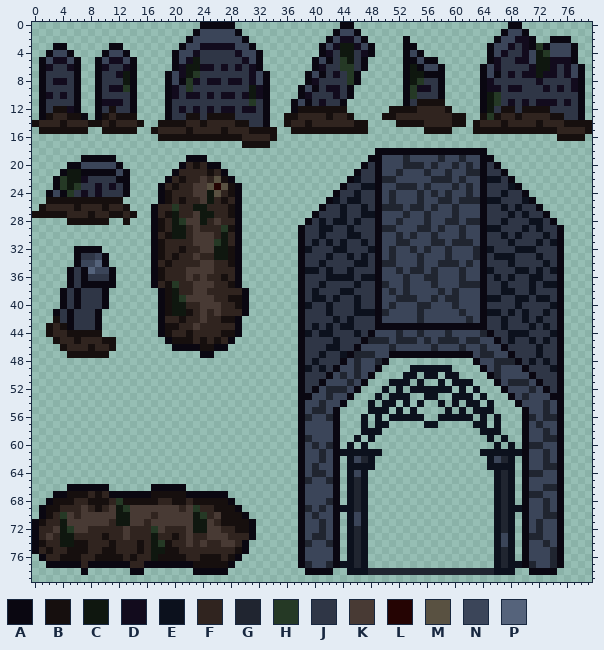
Sprite sheet -- Assets/Sprites/Objects/Gravejard.png. The first picture shows the starting point.
The file is 80x80 pixels. Colours within 5 levels of each other are drawn and written as one.
Palette (. is transparent): A #0a0711  B #160f0e  C #0f170f  D #120b1d  E #0c111d  F #30241f  G #202530  H #253925  J #2f3646  K #483a34  L #250403  M #595141  N #3b4559  P #55637b
Pixels before (only the part around the change), first column x 0:
35 .....AJAPNNA.....ABFFFKKKKFFFA........AEEJE
36 .....AJAJJJA.....ABFFFKFKFFBFA........AJJJE
37 .....AJAAAAA.....AFBHFFKKKFFBA........AJJEJ
38 ....AJAJJJA.......ABCFFKKFFFFFA.......AJEJJ
39 ....AJAJJJA.......ABCHKKKKFFBBA.......AJEEJ
40 ....AJAJJJA.......ABCCFFKKKFFBA.......AEJJE
41 ...AJAJJJA........ABCCBFKFKFFFA.......AJJJE
42 ...BJAJJJA........AFFBFFKFFBBA........AJJJJ
43 ..BFBAJJJA........ABBFFKFFFFFA........AJEJE
44 ..BFFBBBBB........ABFFBFFFFBBA........AEJEE
45 ...BFFBFFFBB.......ABBBFBFBFA.........AJJJJ
46 ....BFFFBFFB........AAAABBAA..........AJJJE
47 .....BBBBBB.............AA............AJJEJ
48 ......................................AJEJJ
49 ......................................AEJEJ
50 ......................................AJJJA
51 ......................................AJJAN
52 ......................................AJANG
53 ......................................AANNG
54 ......................................ANNGN
55 ......................................ANGGN
56 ......................................AGNNG
57 ......................................ANNNN
58 ......................................ANNNN
59 ......................................AGNNN
60 ......................................ANGNG
61 ......................................ANNGN
62 ......................................ANNGN
63 ......................................ANGNN
64 ......................................ANGGN
65 ......................................AGNNG
66 .....AAAAAA......AAAAA................ANNNN
67 ...AABBBFBFAAAAAABBBBBAAAAAA..........ANNNN
68 ..ABBBFFBBBFHBBBBBFFBBFBBBBBA.........ANNNG
69 .ABBFFFKFBFKCHKKKKKKKFKHFFBBBA........AGNGN
70 .ABFHKFKKKKKCCKKKFKKKKKCHFKBBBA.......ANGNN
The same view after the edit:
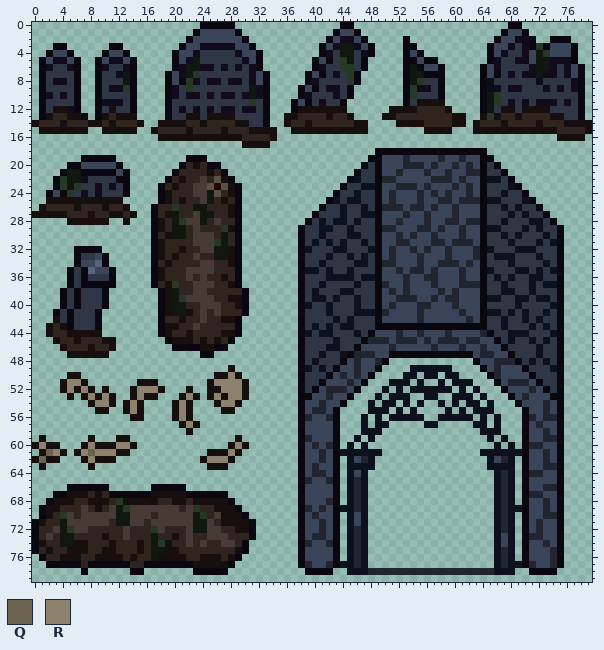
Colours new in this view: Q #6b624f  R #8c826e
Diff:
The author put colour B in row 49 at x 28; in row 50 at x 5 to 6, 26 to 27 and 29; in row 51 at x 4, 7, 15 to 17, 25 and 30; in row 52 at x 4, 6, 8, 10, 14, 18, 22, 25 to 26 and 30; in row 53 at x 5, 7, 9, 11, 14, 16 to 17, 21, 23, 25, 27 and 30; in row 54 at x 8, 11, 13, 15, 20, 22, 26 and 29.
The author put colour B in row 55 at x 9 to 10, 13, 15, 20, 22 and 27 to 28; in row 56 at x 14 to 15, 20 and 22; in row 57 at x 21 and 23; in row 58 at x 22; in row 59 at x 1, 8, 12 to 13 and 29; in row 60 at x 0, 2 to 3, 7, 9 to 11, 14, 28 and 30.
The author put colour B in row 61 at x 1, 4, 6, 12 to 13, 25 to 27 and 29; in row 62 at x 0, 2 to 3, 7, 9 to 11, 24 and 28; in row 63 at x 1, 8 and 25 to 27.
The author put colour Q in row 61 at x 2 and 8; in row 62 at x 1.
The author put colour R in row 50 at x 28; in row 51 at x 5 to 6 and 26 to 29; in row 52 at x 5, 7, 15 to 17 and 27 to 29; in row 53 at x 8, 10, 15, 22, 26 and 28 to 29; in row 54 at x 9 to 10, 14, 21 and 27 to 28; in row 55 at x 14 and 21.
The author put colour R in row 56 at x 21; in row 57 at x 22; in row 60 at x 1, 8, 12 to 13 and 29; in row 61 at x 3, 7, 9 to 11 and 28; in row 62 at x 8 and 25 to 27.
Changed places in both pictures, as pixel boxes (x1, y1, x2, y2):
added: (32, 365, 249, 470)
